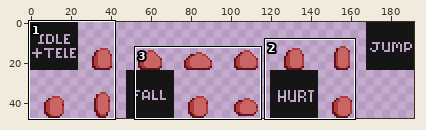
One commit to this sprite sheet: monsters/walkers/bulbopish/bulbopflesh/bulbopflesh.png. Above: a wide view before the commit, with the close-up outlined.
Close-up. Before the commit:
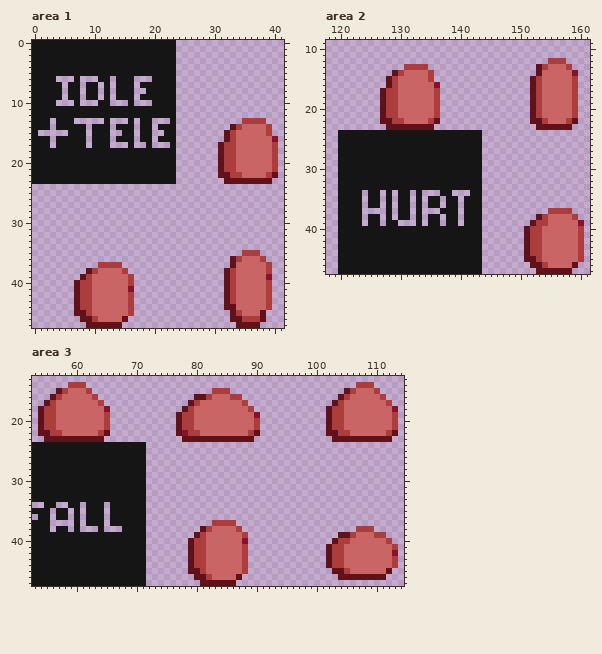
The file is 192x48 pixels. Shown: area 1: x 0..41, y 0..47; area 2: x 118..161, y 9..47; area 3: x 53..114, y 13..47.
The result:
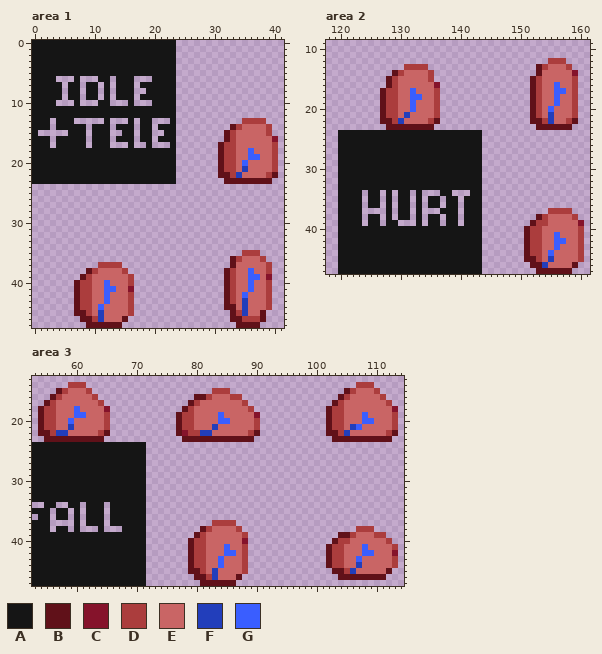
Palette (. is transparent): A #151515  B #601119  C #85132b  D #ab3d3d  E #c96565  F #223ebb  G #3a5eff
From old to new:
Changed rows in their new state; - is an unchanged pixel.
Area 1:
first column x 34:
18 --G-
19 --GG
20 -G--
21 -F--
22 F---
first column x 11:
38 -------------------------G-
39 -------------------------GG
40 -G-----------------------G-
41 -GG----------------------G-
42 -G----------------------G--
43 -G----------------------F--
44 G-----------------------F--
45 F-----------------------F--
46 F--------------------------
Area 2:
first column x 130:
16 --------------------------G-
17 --G-----------------------GG
18 --GG----------------------G-
19 --G-----------------------G-
20 --G----------------------G--
21 -F-----------------------F--
22 F------------------------F--
first column x 154:
41 --G-
42 --GG
43 --G-
44 -G--
45 -F--
46 F---
Area 3:
first column x 57:
18 ---G-------------------------------------------------
19 ---GG----------------------G-----------------------G-
20 --G------------------------GG----------------------GG
21 --F-----------------------F----------------------FG--
22 FF----------------------FF----------------------F----
first column x 83:
41 --G----------------------G-
42 --GG---------------------GG
43 -G----------------------G--
44 -G----------------------F--
45 F----------------------F---
46 F--------------------------
